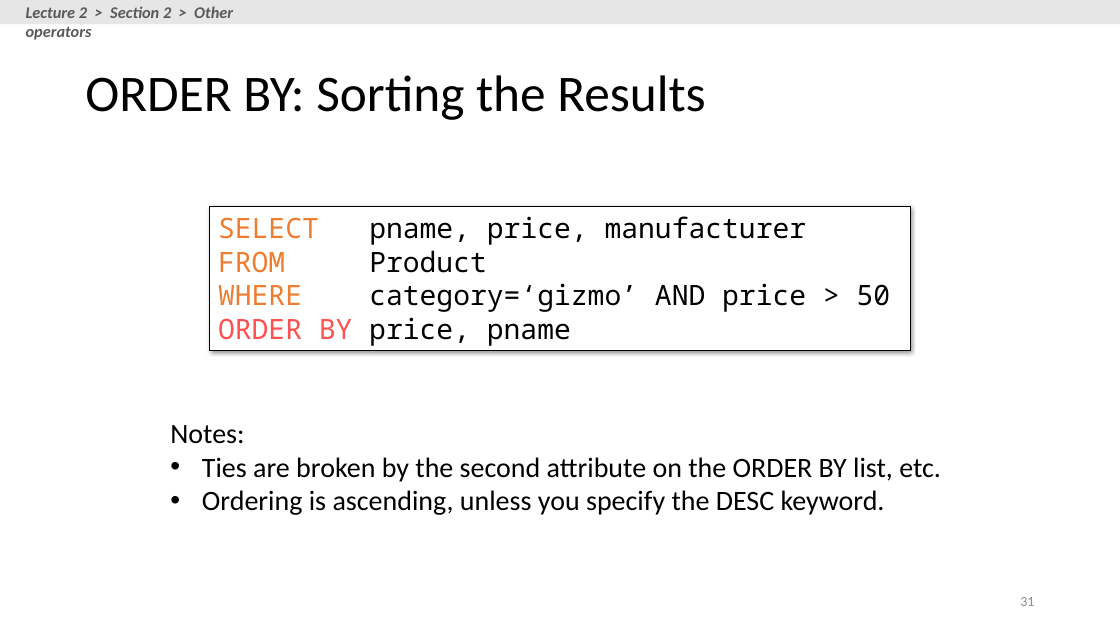
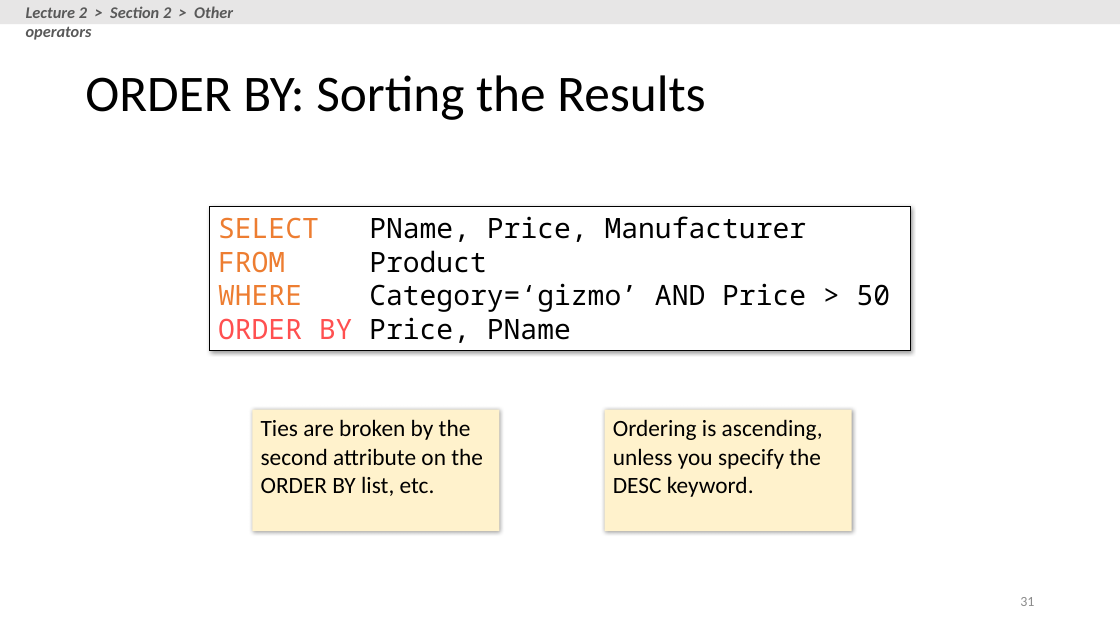
Before and after one commit to XIEQ/cs145-notebooks, a slide deck: slide 31 of lecture-2-3/Lecture_2_3_SQL.pptx. Drawn at 1120x630 pixels with LibreOffice and Linux fonts; fonts in the diff are those of the drawing. Boxes give left, top, right and bottom in pixels: in the first picture for what was removed or moved away, otherwise in the second. Text is boxed around its words. In the diff, an @@ line names an element or a change of style, - is before the commit and + after.

```diff
--- a/lecture-2-3/Lecture_2_3_SQL.pptx
+++ b/lecture-2-3/Lecture_2_3_SQL.pptx
@@ text in rectangle at [218, 216, 807, 242]: text changed @@
-SELECT pname, price, manufacturer
+SELECT PName, Price, Manufacturer
@@ text in rectangle at [218, 283, 891, 343]: text changed @@
-WHERE category=‘gizmo’ AND price > 50
-ORDER BY price, pname
+WHERE Category=‘gizmo’ AND Price > 50
+ORDER BY Price, PName
@@ rectangle "Ties are broken by the ...": place and size @@
-rectangle "Ties are broken by the ..." at [170, 425, 941, 515]
+rectangle "Ties are broken by the ..." at [252, 410, 499, 532]
@@ rectangle "Ties are broken by the ..." at [252, 410, 499, 532]: size 24 to 20 pt; bullet • to none; fill none to #FFF2CC; shadow on @@
@@ rectangle added at [605, 410, 852, 532], fill #FFF2CC, 20 pt, text #000000 @@
+Ordering is ascending, unless you specify the DESC keyword.
@@ text in rectangle at [170, 425, 244, 444]: paragraph removed @@
-Notes:
@@ text in rectangle at [202, 490, 885, 515]: paragraph removed @@
-• Ordering is ascending, unless you specify the DESC keyword.
```
Also in this commit, not shown: 49 other slides changed, 7 other files.
